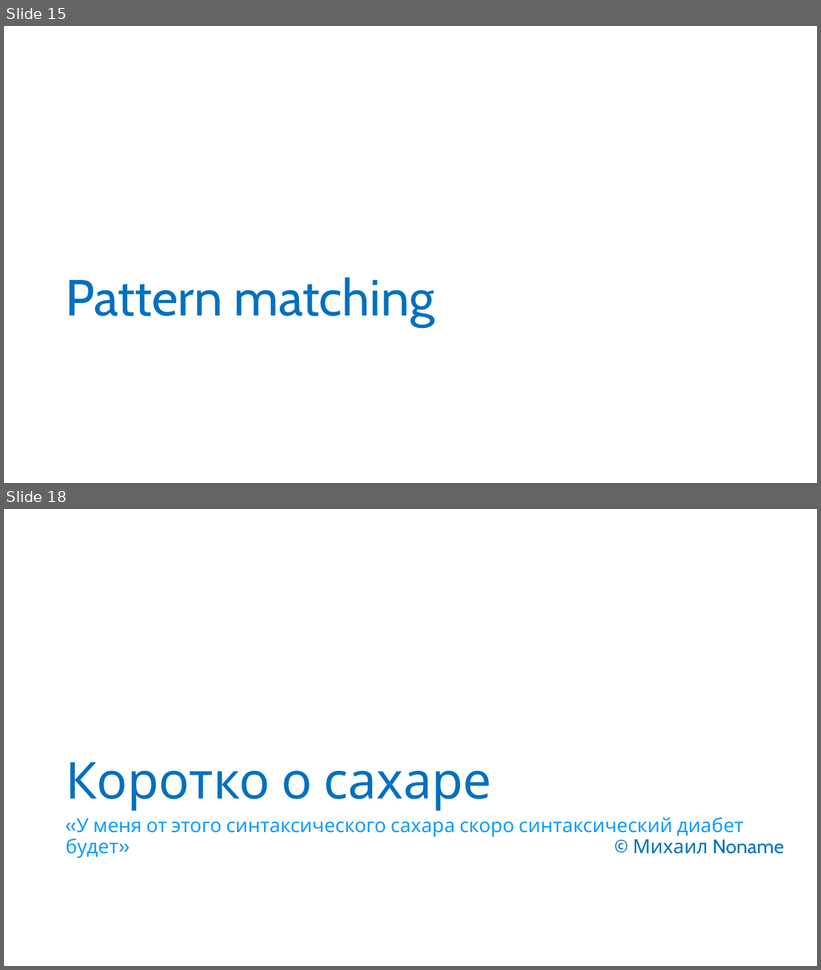
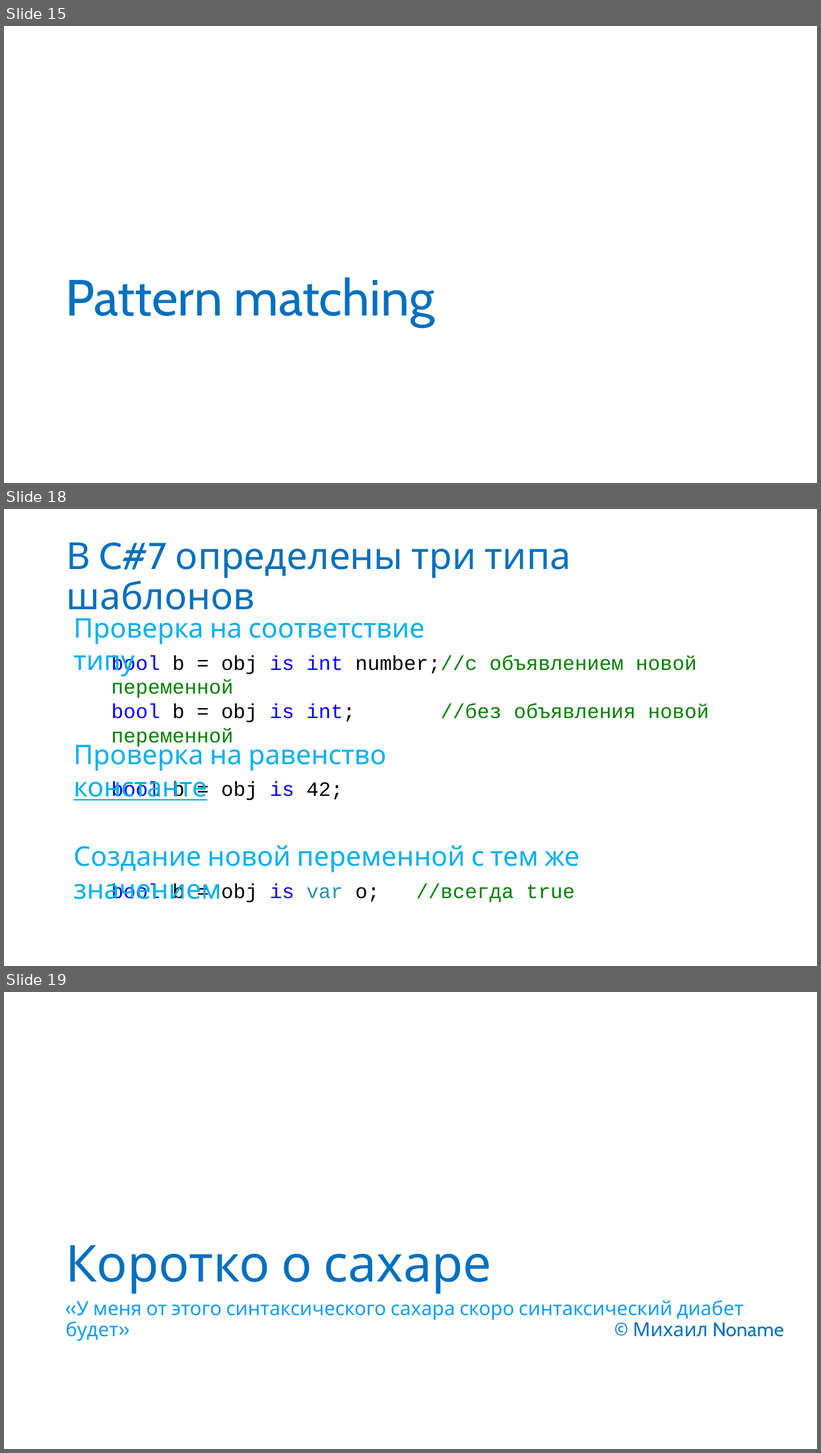
Before and after one commit to anaym/FC-CS7, a slide deck: CS7.pptx. Shown one above the other, each under a label of ours: slides 15 and 18 before the commit, slides 15, 18 and 19 after it; the slides between them are not shown. The pictures are 821x970 and 821x1453 pixels, drawn with LibreOffice and Linux fonts; fonts in the diff are those of the drawing. Boxes give left, top, right and bottom in pixels: in the first picture for what was removed or moved away, otherwise in the second. Text is boxed around its words. In the diff, an @@ line names an element or a change of style, - is before the commit and + after.

```diff
--- a/CS7.pptx
+++ b/CS7.pptx
@@ slide 18 added at bbox=[4, 509, 817, 966], background #FFFFFF @@
@@ title added at bbox=[67, 542, 571, 619], 44 pt, text #0070C0 @@
+В C#7 определены три типа шаблонов
@@ text added at bbox=[73, 618, 424, 677], 32 pt, text #00B0F0 @@
+Проверка на соответствие типу
@@ text added at bbox=[112, 655, 709, 723], 24 pt, text #008000 @@
+bool b = obj is int number;//с объявлением новой переменной
+bool b = obj is int; //без объявления новой переменной
@@ text added at bbox=[73, 739, 386, 801], 32 pt, text #00B0F0 @@
+Проверка на равенство константе
@@ text added at bbox=[112, 782, 343, 802], 24 pt, text #000000 @@
+bool b = obj is 42;
@@ text added at bbox=[73, 846, 580, 900], 32 pt, text #00B0F0 @@
+Создание новой переменной с тем же значением
@@ text added at bbox=[112, 884, 575, 904], 24 pt, text #008000 @@
+bool b = obj is var o; //всегда true
@@ what was slide 18 is now slide 19 @@
```
Also in this commit, not shown: 3 slides changed, 1 other slide added, 1 slide removed, 7 other files.
